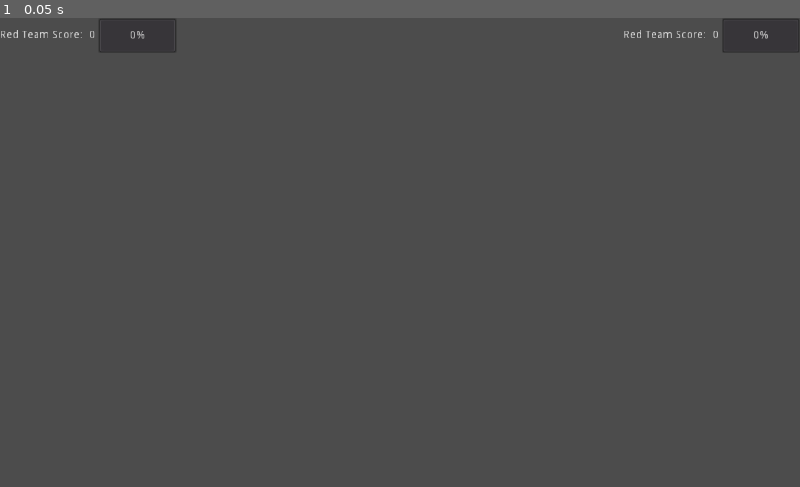
Above: before the commit, frame 1.
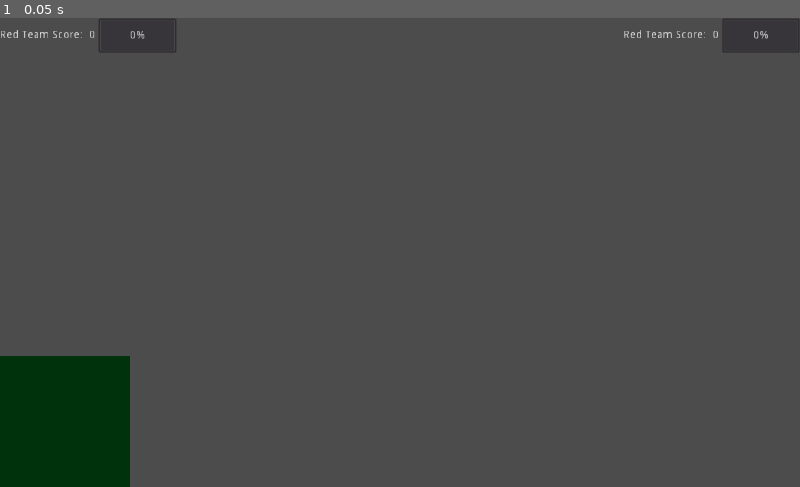
Above: after the commit, the same moment.

Repository: EamonnMR/orbital_fortress
Game: Godot game, scene res://HUD.tscn
Two runs of this game, one before a commit and one after it. Both use one fixed random seed, a clock stepped at 60 frames per second and the inputs below. This scene is started directly instead of the project's main scene.
Inputs:
- Up to frame 1 (0.05 s): no input

The runs differ from the first frame. In frame 1, 4.5% of the frame differs, in the area x 0-17%, y 72-100%.
Error after the commit: Attempt to call function 'get_children' in base 'null instance' on a null instance. (res://Radar.gd:16)

Commit message:
Adds minimap
See: https://kidscancode.org/godot_recipes/ui/minimap/

Key insight: objects can be hash keys!

Diff:
--- a/HUD.tscn
+++ b/HUD.tscn
@@ -1,14 +1,9 @@
-[gd_scene format=2]
+[gd_scene load_steps=2 format=2]
+
+[ext_resource path="res://Radar.gd" type="Script" id=1]
 
 [node name="HUD" type="CanvasLayer"]
 layer = -1
-
-[node name="HUD" type="MarginContainer" parent="."]
-anchor_right = 1.0
-margin_bottom = 45.0
-__meta__ = {
-"_edit_use_anchors_": false
-}
 
 [node name="team0score" type="HBoxContainer" parent="."]
 margin_right = 1024.0
@@ -84,3 +79,14 @@
 __meta__ = {
 "_edit_use_anchors_": false
 }
+
+[node name="Radar" type="ColorRect" parent="."]
+anchor_top = 1.0
+anchor_bottom = 1.0
+margin_top = -167.0
+margin_right = 167.0
+color = Color( 0, 0.199219, 0.0498047, 1 )
+script = ExtResource( 1 )
+__meta__ = {
+"_edit_use_anchors_": false
+}
--- /dev/null
+++ b/Radar.gd
@@ -0,0 +1,26 @@
+extends ColorRect
+
+var tracked_objects = {}
+
+func add_item(tracked_object):
+	# TODO: Different kinds of blips
+	var blip = preload("res://radar/radar_blip.tscn").instance()
+	tracked_objects[tracked_object] = blip
+	add_child(blip)
+
+func radar_scale(position):
+	# TODO: Scale
+	return (position / 25) + get_size() / 2
+
+func _ready():
+	for base in get_node("../../World/Bases").get_children():
+		add_item(base)
+
+func _process(delta):
+	for tracked_object in tracked_objects:
+		var blip = tracked_objects[tracked_object]
+		if is_instance_valid(tracked_object):
+			blip.position = radar_scale(tracked_object.position)
+		else:
+			tracked_objects.erase(tracked_object)
+			blip.queue_free()
--- a/Starbase.gd
+++ b/Starbase.gd
@@ -30,3 +30,4 @@
 			mook.team = team
 			mook.position = position + (Vector2(10, 10) * i)
 			get_node("../../Mooks").add_child(mook)
+			get_node("../../../HUD/Radar").add_item(mook)
--- a/gamestate.gd
+++ b/gamestate.gd
@@ -155,7 +155,7 @@
 	player.team = players[id]["team"]
 
 	world.get_node("Players").add_child(player)
-
+	hud.get_node("Radar").add_item(player)
 
 remote func post_start_game():
 	get_tree().set_pause(false) # Unpause and unleash the game!
--- /dev/null
+++ b/radar/radar_blip.tscn
@@ -0,0 +1,17 @@
+[gd_scene format=2]
+
+[node name="Node2D" type="Node2D"]
+
+[node name="ColorRect" type="ColorRect" parent="."]
+anchor_left = 0.5
+anchor_top = 0.5
+anchor_right = 0.5
+anchor_bottom = 0.5
+margin_left = -2.15976
+margin_top = -2.1418
+margin_right = 7.84024
+margin_bottom = 7.8582
+rect_scale = Vector2( 0.439999, 0.439999 )
+__meta__ = {
+"_edit_use_anchors_": false
+}
